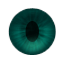
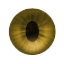
Layered file, before and after one edit (64 x 64). Changes by layer:
pixels changed over 8, 8, 56, 55 (layer not identified)
